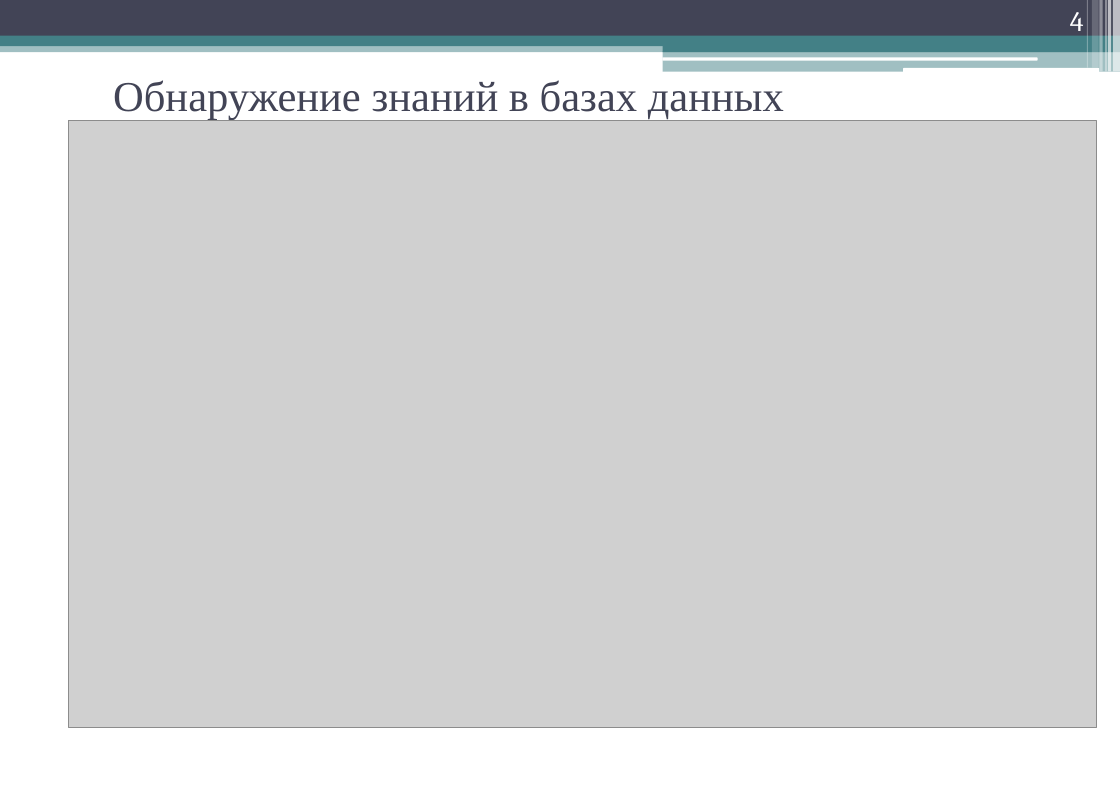
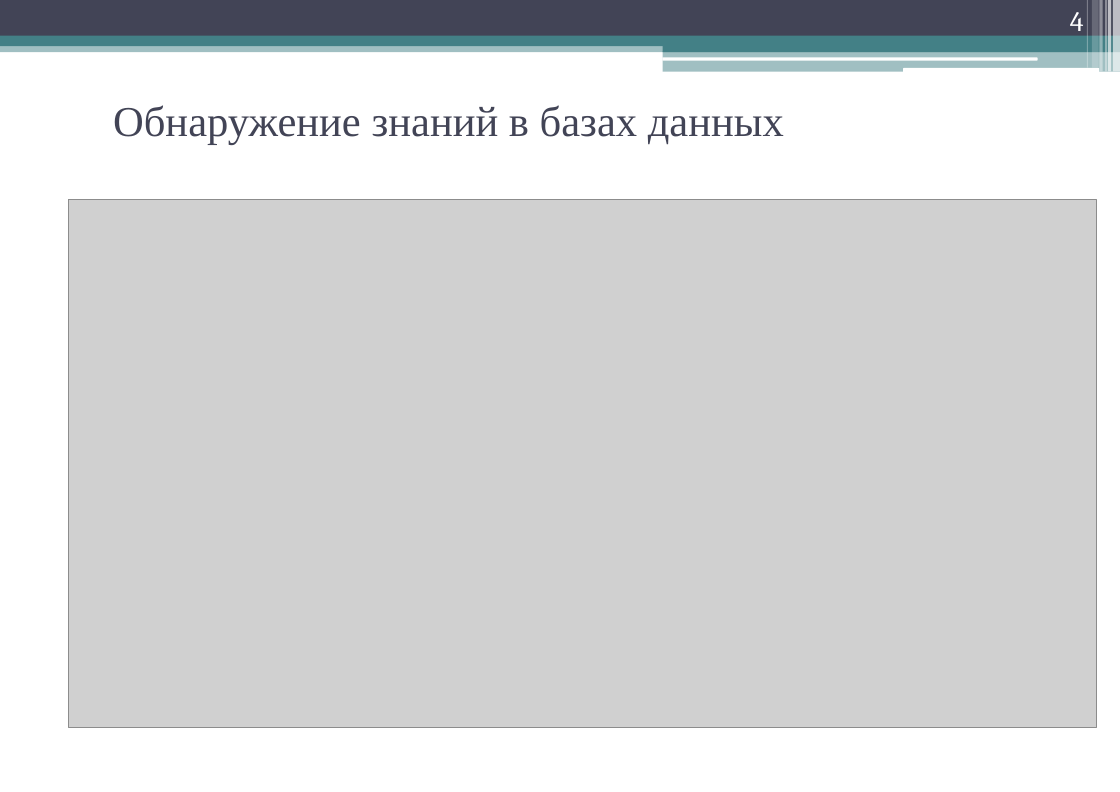
Before and after one commit to geper/DOC_decision_trees, a slide deck: slide 4 of Prezent.pptx. Drawn at 1120x792 pixels with LibreOffice and Linux fonts; fonts in the diff are those of the drawing; grey boxes stand for pictures. Boxes give left, top, right and bottom in pixels: in the first picture for what was removed or moved away, otherwise in the second. Text is boxed around its words. In the diff, an @@ line names an element or a change of style, - is before the commit and + after.

```diff
--- a/Prezent.pptx
+++ b/Prezent.pptx
@@ title "Обнаружение знаний в базах данных": place and size @@
-title "Обнаружение знаний в базах данных" at <box>113,80,784,119</box>
+title "Обнаружение знаний в базах данных" at <box>113,105,784,145</box>
@@ picture: place and size @@
-picture at <box>69,120,1097,727</box>
+picture at <box>69,200,1097,728</box>
```
Also in this commit, not shown: 12 other slides changed, 1 slide added, 3 other files.
